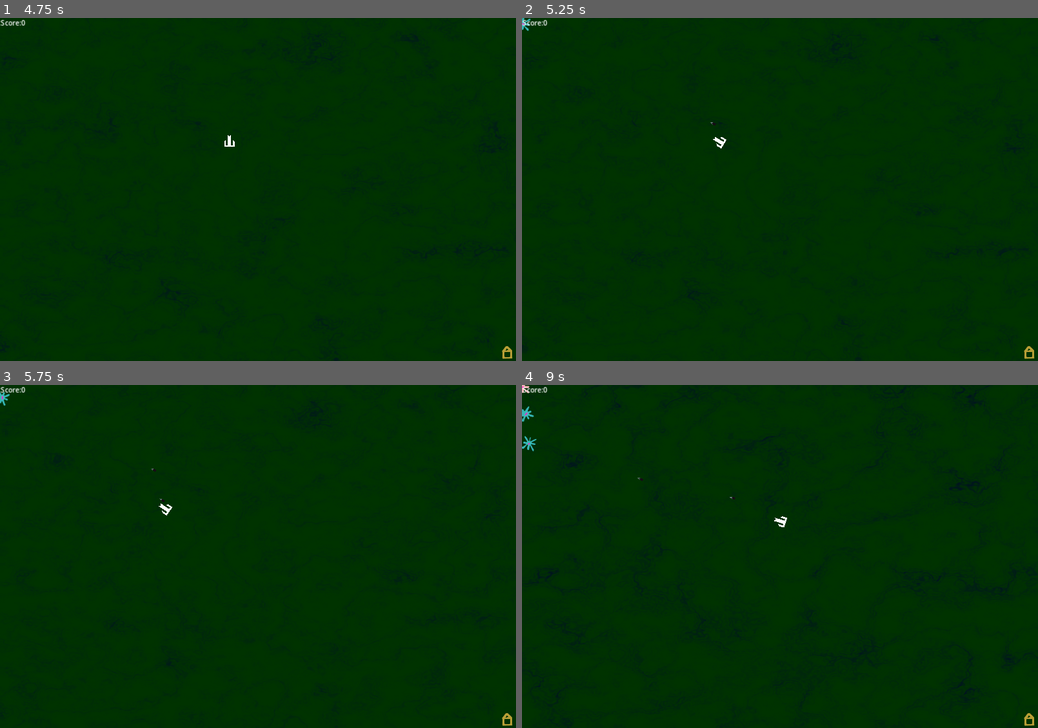
Above: before the commit, frames 1-4 (two rows, left to right).
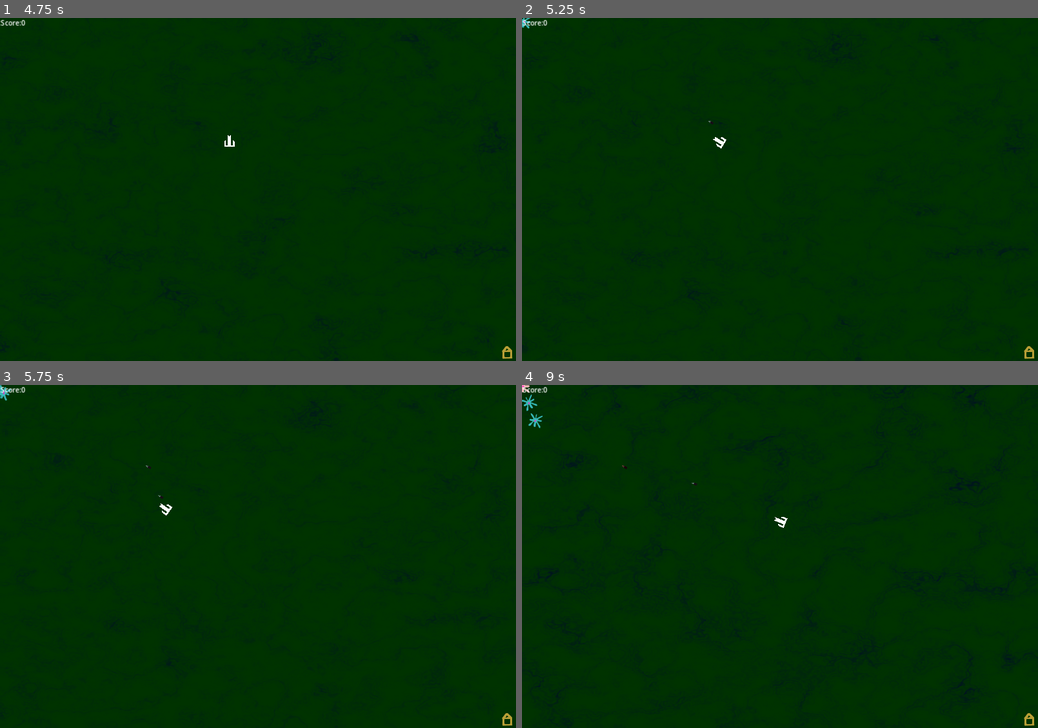
Above: after the commit, the same moments.

Repository: Habidakus/turrim-caelum
Game: Godot game, scene res://Scenes/main.tscn
The game is run twice, just before and just after one commit, with the same random seed, the same clock (stepped at 60 frames per second) and the same inputs. The engine's default icon, where the game draws it, is replaced by a stand-in: a white triangle on a blue panel in a dark square.
Inputs (mouse positions are in pixels of both pictures, inside the frame that each line leads up to):
- Up to frame 1 (4.75 s): tap Enter (pause) at 0.5, 2 s; move the mouse to (371, 172) at 0.52 s; hold D (move_right) 0.53-1.28 s; click (371, 172) at 0.67 s; tap Space at 1.25, 3.5 s; move the mouse to (154, 206) at 1.27 s; hold S (move_down) 1.28-2.03 s; move the mouse to (309, 114) at 2.02 s; hold D (move_right) 2.03-2.75 s; click "Play Now" at 2.75 s; move the mouse to (232, 258) at 3.52 s; hold W (move_up) 3.53-4.28 s; click (232, 258) at 3.67 s; move the mouse to (412, 240) at 4.27 s; hold A (move_left) from 4.28 s (still down)
- Up to frame 2 (5.25 s): keep holding A (move_left); move the mouse to (625, 138) at 5.02 s
- Up to frame 3 (5.75 s): keep holding A (move_left)
- Up to frame 4 (9 s): move the mouse to (805, 556) at 5.77 s; release A (move_left) at 5.78 s; hold S (move_down) 5.78-6.53 s; click (805, 556) at 5.92 s; move the mouse to (702, 470) at 6.52 s; hold D (move_right) 6.53-7.28 s; move the mouse to (893, 539) at 7.27 s; hold W (move_up) 7.28-8.03 s; move the mouse to (676, 573) at 8.02 s; hold D (move_right) 8.03-8.78 s; click (676, 573) at 8.17 s; move the mouse to (831, 481) at 8.77 s; hold S (move_down) from 8.78 s (still down)

Frame 1 is identical in both runs. In frame 2, less than 0.1% of the frame differs, in the area x 0-40%, y 0-37%; in frame 3, less than 0.1%; in frame 4, 0.3%, in the area x 0-52%, y 0-42%.

Commit message:
Fine tuning on difficulty

Diff:
--- a/Data/cardData_lethalBullets.gd
+++ b/Data/cardData_lethalBullets.gd
@@ -1,7 +1,14 @@
 extends CardData
 
+func amount_we_will_add(player: Player, cardData: CardData) -> float:
+	var multiple = cardData.get_multiple(player, cardData)
+	var straight_add = 10.0 * multiple * multiple
+	var scale_existing = player.bullet_damage * (sqrt(multiple) - 1.0)
+	return max(straight_add, scale_existing)
+	#return player.bullet_damage * (cardData.get_multiple(player, cardData) - 1.0)
+
 func is_possible(player: Player, cardData: CardData) -> bool:
-	return player.bullet_damage * cardData.get_multiple(player, cardData) < 1.1 * player.get_parent().get_mob_average_health()
+	return player.bullet_damage + amount_we_will_add(player, cardData) < 1.1 * player.get_parent().get_mob_average_health()
 
 func apply_card(player: Player):
-	player.bullet_damage *= get_multiple(player, self)
+	player.bullet_damage += amount_we_will_add(player, self)
--- a/Scripts/main.gd
+++ b/Scripts/main.gd
@@ -48,6 +48,9 @@
 var player : Player = null
 var castle = null
 
+var freeXp: int = 1
+var freeXpCounter : int = 0
+
 var highscore_list : Array = []
 var highscore_filepath = "user://highscores.dat"
 
@@ -82,11 +85,14 @@
 	process_mode = Node.PROCESS_MODE_ALWAYS
 
 func start_game():
+	rng.seed = Time.get_ticks_msec()
 	money = 0
 	spendable_money = 0
 	score = 0
 	mobId = 1
 	rolling_mob_health_average = 0
+	freeXp = 1
+	freeXpCounter = 0
 
 	# Create the player
 	player = player_scene.instantiate()
@@ -210,10 +216,18 @@
 	$HUD.spend_points(cardA, cardB, cardC, player)
 
 func _on_mob_timer_timeout():
-	spawn_mob(mobId, 0, current_path())
+	var bonusScore = 0
+	freeXpCounter += 1
+	if freeXpCounter % freeXp == 0:
+		bonusScore = 1
+		freeXpCounter = 0
+		freeXp += 1
+
+	spawn_mob(mobId, 0, current_path(), bonusScore)
 	mobId += 1
 
 	if mobId % 11 == 0:
+		$MobTimer.wait_time = lerp(secondsPerMonster, secondsPerMonster / 5.0, (mobId - 50) / 500.0)
 		var increase = (mobId % 121 == 0)
 		var start = Vector2(0,0)
 		if rng.randi() % 2 == 1:
@@ -224,11 +238,11 @@
 		if increase != true:
 			pathArray.remove_at(0)
 
-func spawn_mob(id, dist, path) -> Mob:
+func spawn_mob(id, dist, path, bonusScore : int) -> Mob:
 	var mob : Mob = mob_scene.instantiate()
 	mob.position = path.sample_baked(dist)
 	var speed_scale = rng.randf_range(0.8, 1.2)
-	mob.set_target($Castle, speed_scale, id, path, dist, self)
+	mob.set_target($Castle, speed_scale, id, path, dist, self, bonusScore)
 	call_deferred("add_child", mob)
 	if rolling_mob_health_average == 0:
 		rolling_mob_health_average = mob.hp + mob.armor
--- a/Scripts/mob.gd
+++ b/Scripts/mob.gd
@@ -8,9 +8,11 @@
 var show_path_dist = 1.0
 var target
 var rotateSpeed
-var travelSpeed = 33.0
+var travelSpeed_low = 30.0
+var travelSpeed = travelSpeed_low
+var travelSpeed_high = 120.0
 var score = 1
-var hp : float = 20
+var hp : float = 18
 var armor : float = 0
 var size = 1.0
 var id_for_spawn = 0
@@ -29,10 +31,12 @@
 	process_mode = Node.PROCESS_MODE_PAUSABLE
 	self.add_to_group("mob")
 
-func set_target(node : Area2D, rotSpd : float, id : int, p: Curve2D, dist, pathGenerator):
+func set_target(node : Area2D, rotSpd : float, id : int, p: Curve2D, dist, pathGenerator, bonusScore):
 	id_for_spawn = id
+	travelSpeed = lerp(travelSpeed_low, travelSpeed_high, float(id - 50) / 500.0)
 	var id_for_hp = id
 	var swerve : int = 0
+	score += (bonusScore * 2)
 	show_path_dist = pathGenerator.get_show_path_dist()
 	target = node.position;
 	distance_travelled = dist
@@ -50,7 +54,9 @@
 	while (id != 0) && (id % 17) == 0:
 		id = int(id / 17)
 		size *= 0.666
+		travelSpeed *= 1.1
 		score += 1
+		hp -= 5
 		armor += 5
 	# ELEVEN - armored
 	while (id != 0) && (id % 2) == 0:
@@ -67,7 +73,7 @@
 	# FIVE - speedy
 	while (id != 0) && (id % 5) == 0:
 		id = int(id / 5)
-		travelSpeed *= 2.0
+		travelSpeed *= 1.8
 		rotateSpeed *= 1.5
 	# THREE - children
 	while (id != 0) && (id % 3) == 0:
@@ -76,8 +82,8 @@
 		spawn_children += 1
 		mutatorA = 1
 		travelSpeed *= 0.8
-	if id_for_hp >= 37:
-		hp *= pow(1.1, int(id_for_hp / 37))
+	if id_for_hp >= 41:
+		hp *= pow(1.1, int(id_for_hp / 41))
 	if swerve > 0 && pathGenerator != null:
 		path = pathGenerator.request_unique_path(p.get_point_position(0), p.get_point_position(p.point_count - 1), 3 * swerve)
 	else:
@@ -116,7 +122,7 @@
 		spawn_children += 2
 	while spawn_children > 0:
 		spawn_children -= 1
-		var childMob : Mob = get_parent().spawn_mob(id_for_spawn, distance_travelled, path)
+		var childMob : Mob = get_parent().spawn_mob(id_for_spawn, distance_travelled, path, 0)
 		childMob.travelSpeed = self.travelSpeed
 		childMob.childOffset_distance = offset
 		childMob.childOffset_time = time
--- a/Scripts/player.gd
+++ b/Scripts/player.gd
@@ -7,10 +7,10 @@
 @export var explosion_scene : PackedScene
 var screen_size;
 var showPathDist : float = 0.7;
-var rate_of_fire : float = 0.75;
-var bullet_range : float = 250.0;
-var bullet_speed : float = 200.0;
-var bullet_damage : float = 8.0;
+var rate_of_fire : float = 0.7;
+var bullet_range : float = 275.0;
+var bullet_speed : float = 215.0;
+var bullet_damage : float = 9.0;
 var next_shot
 var autospend : bool = false;
 
